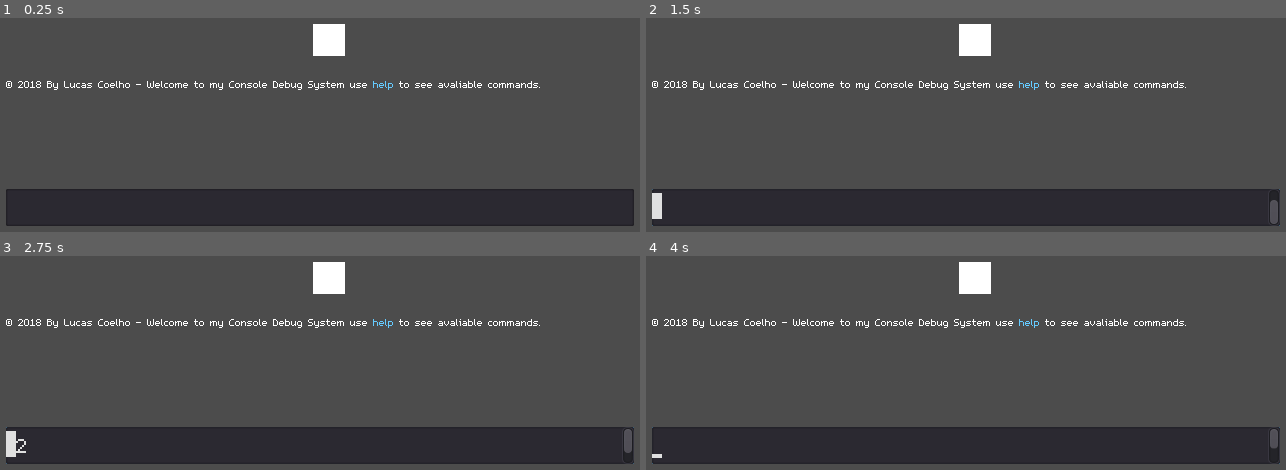
Above: before the commit, frames 1-4 (two rows, left to right).
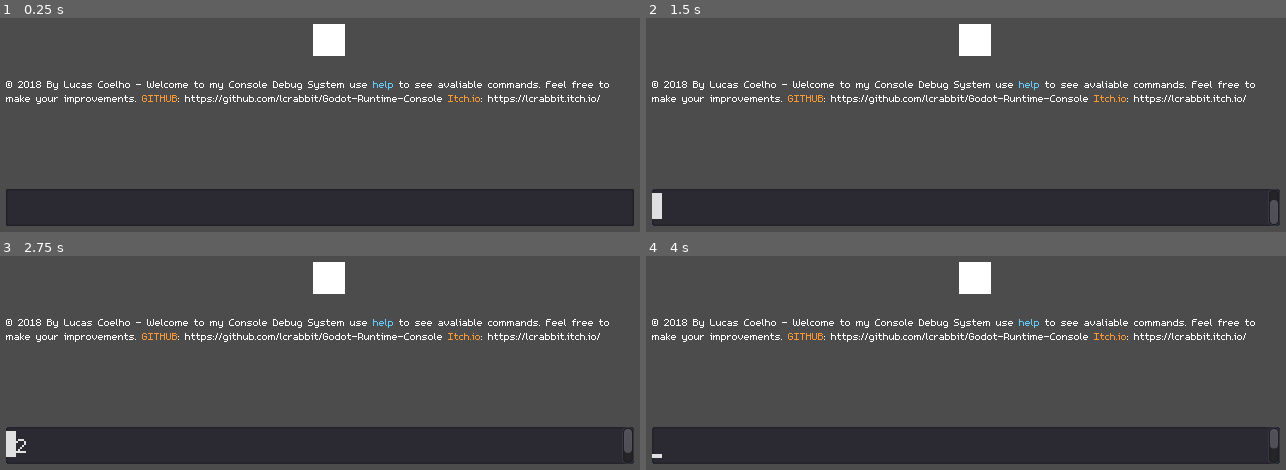
Above: after the commit, the same moments.

Repository: coelhucas/Godot-Runtime-Console
Game: Godot game, scene res://main.tscn
Same seed, same stepped clock (60 frames per second), same inputs: the game is played once before the commit and once after it.
Inputs (mouse positions are in pixels of both pictures, inside the frame that each line leads up to):
- Up to frame 1 (0.25 s): no input
- Up to frame 2 (1.5 s): click (966, 208) at 0.52 s; type "12" at 0.6 s; tap Enter at 1.25 s
- Up to frame 3 (2.75 s): tap Insert (ui_select) at 1.52, 2.27 s; tap Space at 2 s; hold Left (ui_left) from 2.03 s (still down)
- Up to frame 4 (4 s): tap Enter at 2.75 s; release Left (ui_left) at 2.78 s; tap Insert (ui_select) at 3.77 s

The runs differ from the first frame. In frame 1, 1.0% of the frame differs, in the area x 0-96%, y 29-41%; in frame 2, 1.0%; in frame 3, 1.0%; in frame 4, 1.0%.

Commit message:
Toggle Console active by pressing '

Diff:
--- a/Assets/Scripts/Autoload/Console.gd
+++ b/Assets/Scripts/Autoload/Console.gd
@@ -5,19 +5,23 @@
 
 onready var DebugCommands = preload("res://Assets/Scripts/Autoload/DebugCommands.gd")
 
+onready var console = get_node("/root/main/GUI/Console")
+
 onready var input = get_node("/root/main/GUI/Console/Input")
 onready var debug_log = get_node("/root/main/GUI/Console/Debug")
 
 var debug = []
 var commands = {}
 
+var active = true
+
 func _ready():
 
 	debug_log.set_scroll_follow(true)
-	debug_log.append_bbcode("© 2018 By Lucas Coelho - Welcome to my Console Debug System use [color=#66ccff]help[/color] to see avaliable commands.")
+	debug_log.append_bbcode("© 2018 By Lucas Coelho - Welcome to my Console Debug System use [color=#66ccff]help[/color] to see avaliable commands. Feel free to make your improvements. [color=#ff9933]GITHUB[/color]: https://github.com/lcrabbit/Godot-Runtime-Console [color=#ff9933]Itch.io[/color]: https://lcrabbit.itch.io/")
 
 	register_command("help", {
-		description = "Show avaliable commands.",
+		description = "Shows avaliable commands.",
 		args = "",
 		num_args = 0
 		})
@@ -57,6 +61,9 @@
 		if !input.text.empty():
 			handle_command(input.text)
 
+	if event.is_action_pressed("toggle_console"):
+		toggle_console()
+
 
 func register_command(name, args):
 	commands[name] = args
@@ -91,3 +98,11 @@
 				DebugCommands.call(cmd[0].replace(".", ""), cmd[1])
 			elif command.num_args == 2:
 				DebugCommands.call(cmd[0].replace(".", ""), cmd[1], cmd[2])
+
+func toggle_console():
+	if active:
+		active = false
+		console.visible = false
+	else:
+		active = true
+		console.visible = true
